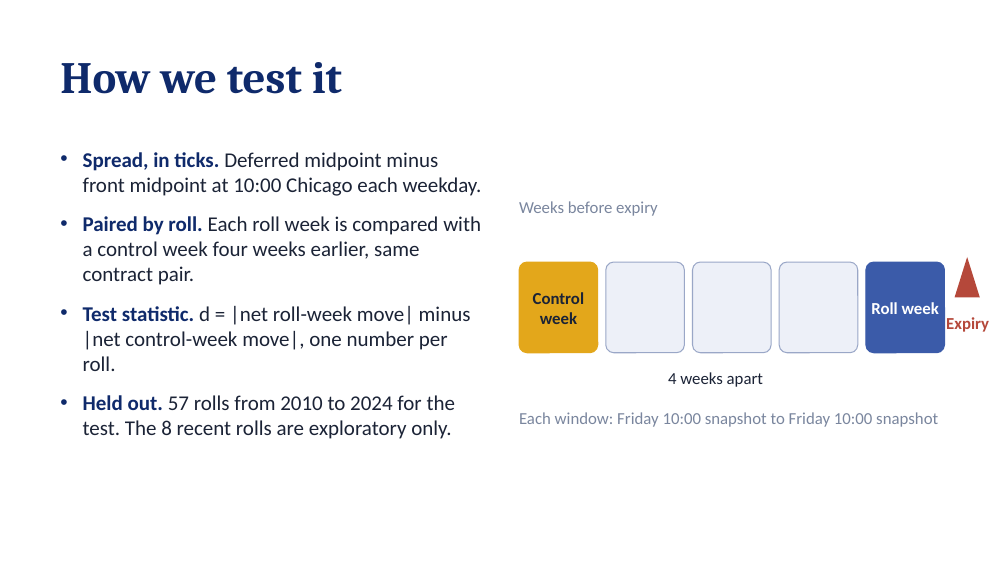
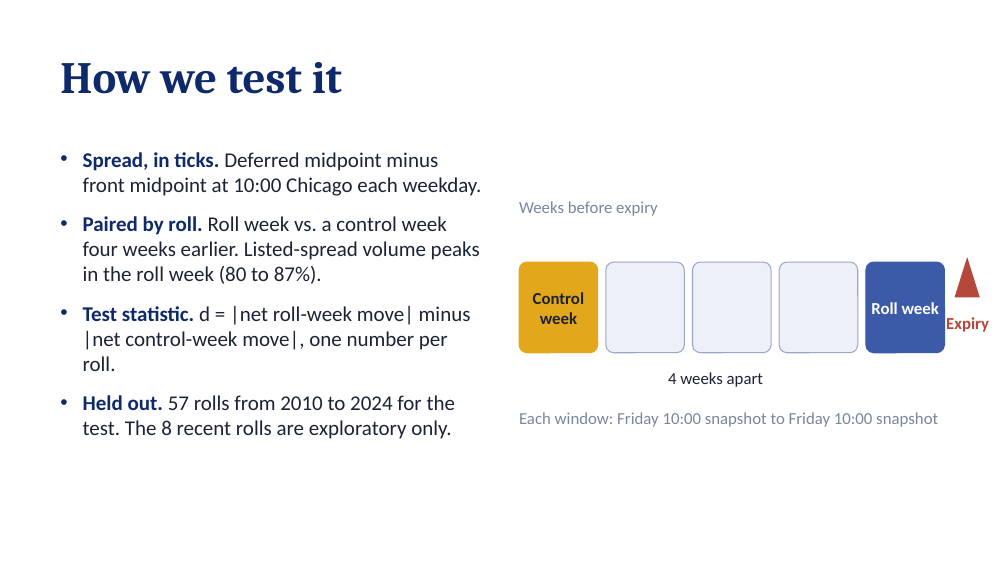
Before and after one commit to chris-mulligan-50/futures-project, a slide deck: slide 2 of docs/project_slides.pptx. Drawn at 1008x567 pixels with LibreOffice and Linux fonts; fonts in the diff are those of the drawing. Boxes give left, top, right and bottom in pixels: in the first picture for what was removed or moved away, otherwise in the second. Text is boxed around its words. In the diff, an @@ line names an element or a change of style, - is before the commit and + after.

```diff
--- a/docs/project_slides.pptx
+++ b/docs/project_slides.pptx
@@ text at (83, 216, 480, 284): text changed @@
-• Paired by roll. Each roll week is compared with a control week four weeks earlier, same contract pair.
+• Paired by roll. Roll week vs. a control week four weeks earlier. Listed-spread volume peaks in the roll week (80 to 87%).
```
Also in this commit, not shown: 2 other slides changed, 1 slide added, 1 slide removed.
